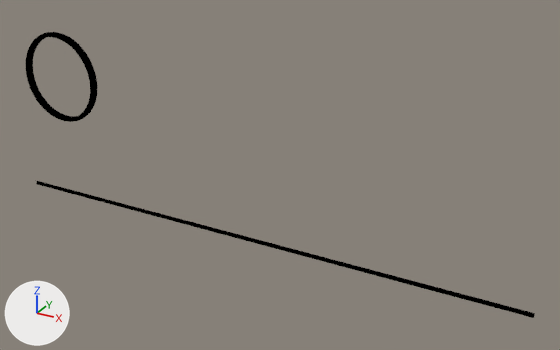
The Blender file slides/videos/orthographicBouncingBall.blend as it was, and as the next commit left it.
Rendered twice from a camera (50 mm lens) standing at (13.32, -13.29, 8.36) and looking at (5.89, 0.23, 1.6). Lighting does not change. The marker at lower left points along +X, +Y and +Z.

In view in the first picture: 'BezierCircle', 'NurbsPath'.
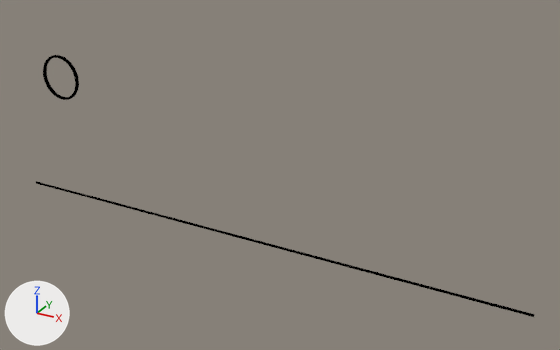
Pixel boxes [x1, y1, x2, y2] of what changed, in the pictures (560 x 350 px):
'NurbsPath', reshaped
    before: [35, 180, 535, 318]
    after: [36, 181, 535, 317]
'BezierCircle', rescaled (49% narrower, 49% shorter)
    before: [26, 32, 97, 122]
    after: [43, 55, 79, 100]

The change, as a list of edits to the scene's bpy script:
```text
Change cu_nurbspath:
    cu_nurbspath.bevel_depth: 0.05 -> 0.03
Change ob_beziercircle:
    ob_beziercircle.scale: (1.0, 1.0, 1.0) -> (0.5, 0.5, 0.5)
```
